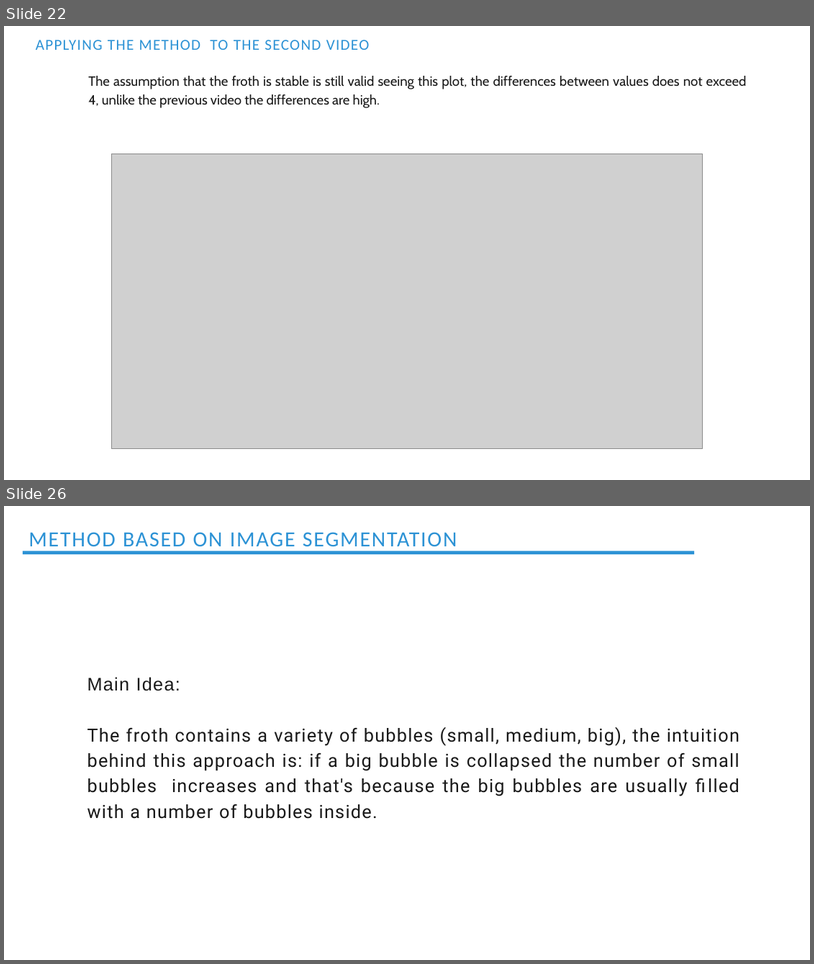
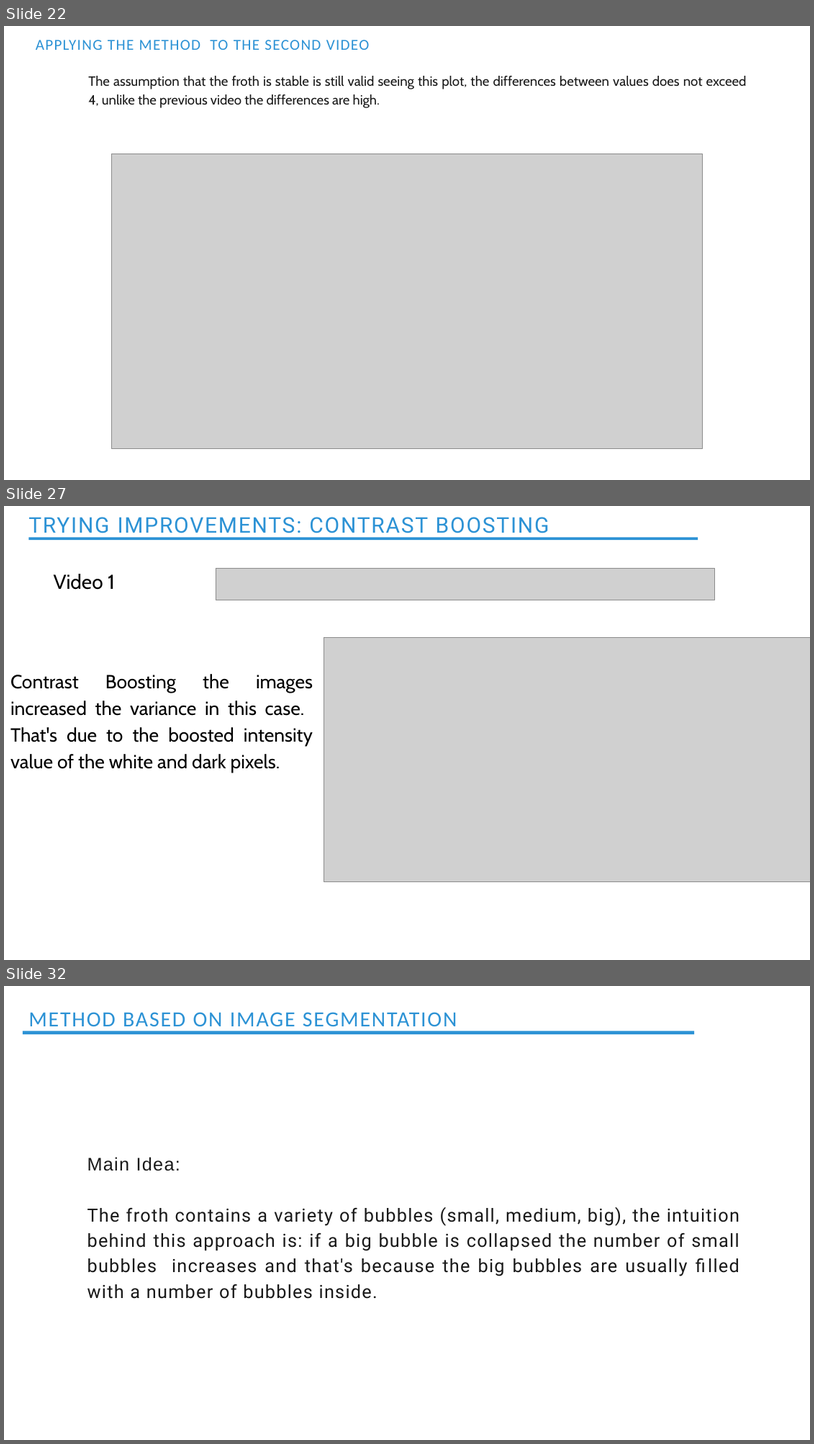
Before and after one commit to Ahmedbendaouia/MIC-DS23-Froth-Stabality, a slide deck: MIC_Stability_Froth.pptx. Shown one above the other, each under a label of ours: slides 22 and 26 before the commit, slides 22, 27 and 32 after it; the slides between them are not shown. The pictures are 814x964 and 814x1444 pixels, drawn with LibreOffice and Linux fonts; fonts in the diff are those of the drawing; grey boxes stand for pictures. Boxes give left, top, right and bottom in pixels: in the first picture for what was removed or moved away, otherwise in the second. Text is boxed around its words. In the diff, an @@ line names an element or a change of style, - is before the commit and + after.

```diff
--- a/MIC_Stability_Froth.pptx
+++ b/MIC_Stability_Froth.pptx
@@ slide 27 added at box(4, 506, 810, 960), background #FFFFFF @@
@@ text added at box(28, 517, 550, 538), 38.5 pt, text #2C92D5 @@
+TRYING IMPROVEMENTS: CONTRAST BOOSTING
@@ rectangle added at box(28, 537, 698, 539), fill #2C92D5 @@
@@ picture added at box(216, 568, 715, 600) @@
@@ text added at box(54, 574, 115, 590), 36 pt, text #000000 @@
+Video 1
@@ picture added at box(324, 638, 810, 882) @@
@@ text added at box(10, 674, 313, 772), 34 pt, text #000000 @@
+Contrast Boosting the images increased the variance in this case. That's due to the boosted intensity value of the white and dark pixels.
@@ what was slide 26 is now slide 32 @@
```
Also in this commit, not shown: 3 slides changed, 5 other slides added, 3 other files.
